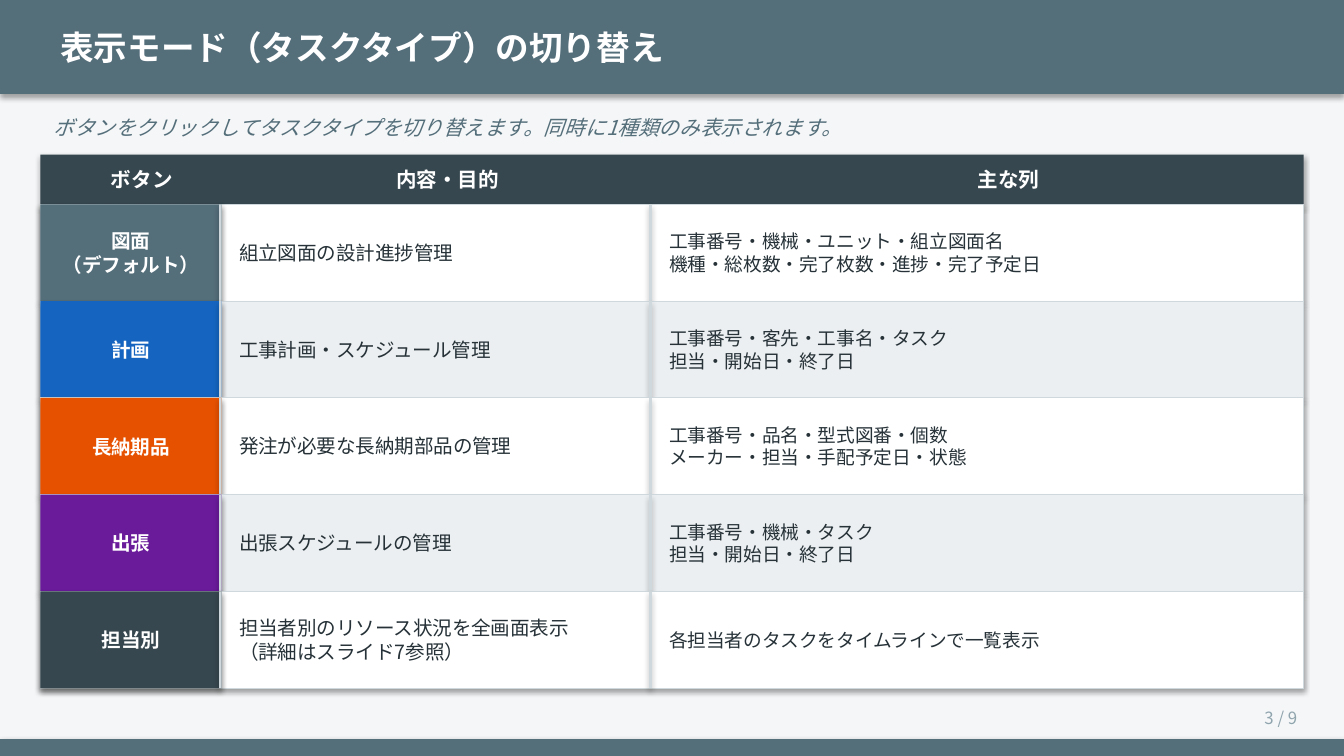
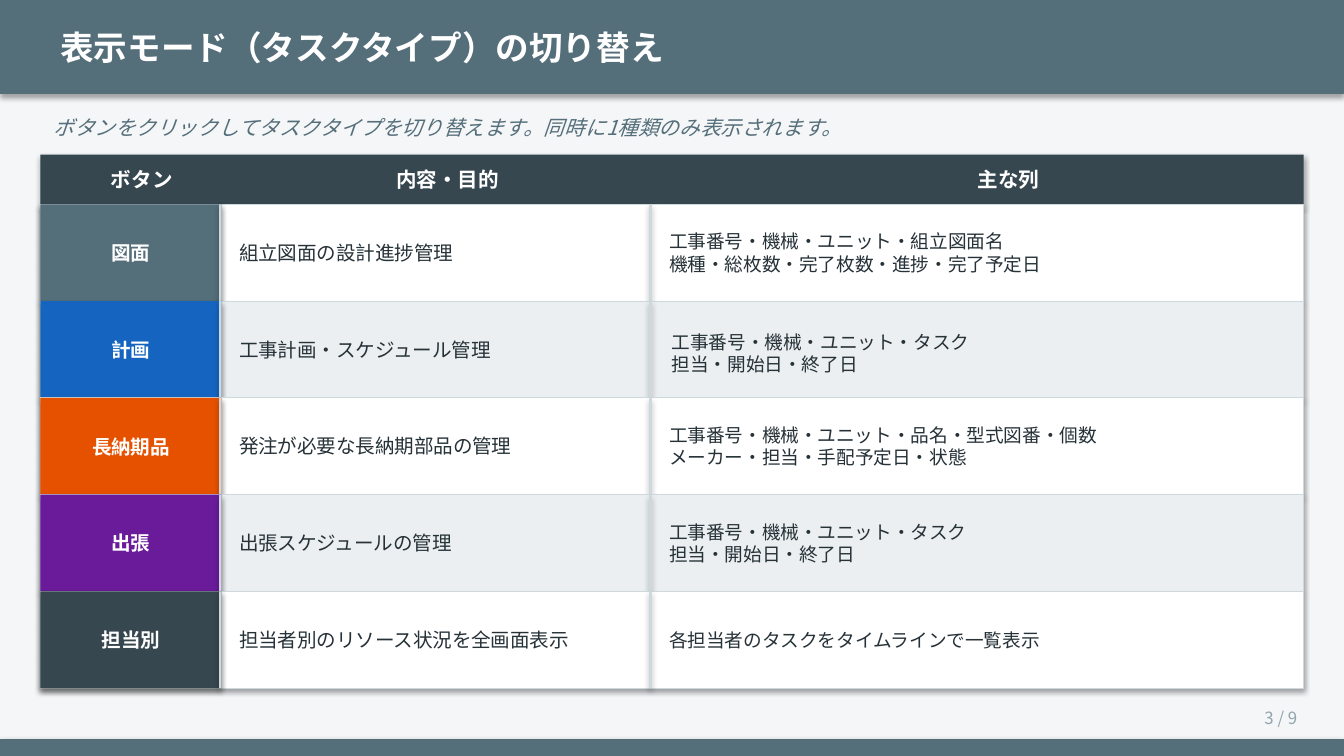
Before and after one commit to kemcokurosaki-oss/design-schedule, a slide deck: slide 3 of 設計工程表_使い方説明書.pptx. Drawn at 1344x756 pixels with LibreOffice and Linux fonts; fonts in the diff are those of the drawing. Boxes give left, top, right and bottom in pixels: in the first picture for what was removed or moved away, otherwise in the second. Text is boxed around its words. In the diff, an @@ line names an element or a change of style, - is before the commit and + after.

Commit message:
タスクの希望日設定を改善し、計画・出張モードでは希望日を非表示にするロジックを追加しました。これにより、特定のタスクタイプに応じた表示が可能になりました。

```diff
--- a/設計工程表_使い方説明書.pptx
+++ b/設計工程表_使い方説明書.pptx
@@ text at <box>112,244,151,262</box>: text changed @@
-図面
-（デフォルト）
+図面
@@ text at <box>672,333,970,373</box>: text changed @@
-工事番号・客先・工事名・タスク
-担当・開始日・終了日
+工事番号・機械・ユニット・タスク
+担当・開始日・終了日
@@ text at <box>669,426,1097,466</box>: text changed @@
-工事番号・品名・型式図番・個数
-メーカー・担当・手配予定日・状態
+工事番号・機械・ユニット・品名・型式図番・個数
+メーカー・担当・手配予定日・状態
@@ text at <box>669,523,967,563</box>: text changed @@
-工事番号・機械・タスク
-担当・開始日・終了日
+工事番号・機械・ユニット・タスク
+担当・開始日・終了日
@@ text at <box>239,630,569,649</box>: text changed @@
-担当者別のリソース状況を全画面表示
-（詳細はスライド7参照）
+担当者別のリソース状況を全画面表示
```
Also in this commit, not shown: 6 other slides changed, 2 other files.
